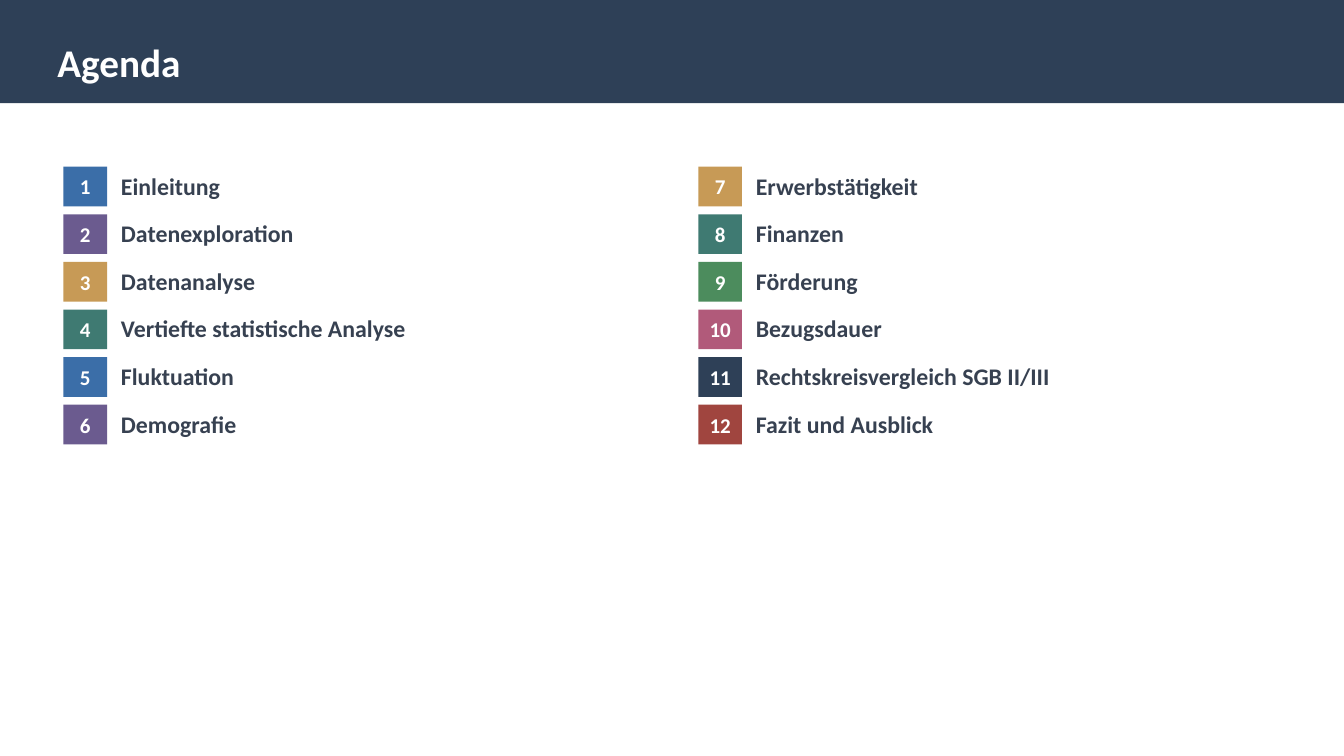
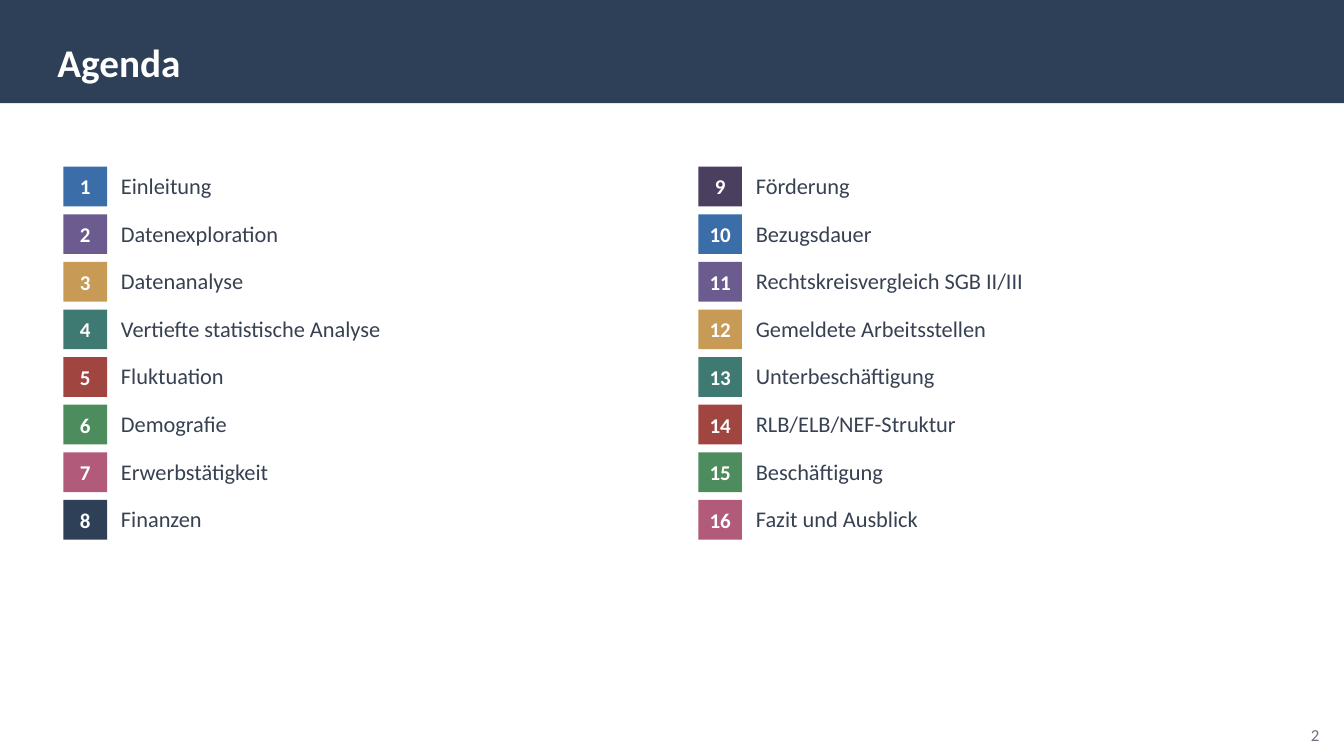
Before and after one commit to eufunk/arbeitsmarkt-regensburg, a slide deck: slide 2 of Docs/Projektpraesentation.pptx. Drawn at 1344x756 pixels with LibreOffice and Linux fonts; fonts in the diff are those of the drawing. Boxes give left, top, right and bottom in pixels: in the first picture for what was removed or moved away, otherwise in the second. Text is boxed around its words. In the diff, an @@ line names an element or a change of style, - is before the commit and + after.

```diff
--- a/Docs/Projektpraesentation.pptx
+++ b/Docs/Projektpraesentation.pptx
@@ 7 texts, 3 rectangles moved together from (x1=698, y1=262, x2=1049, y2=433) to (x1=698, y1=166, x2=1023, y2=337) @@
@@ rectangle at (x1=698, y1=166, x2=742, y2=206): fill #4C8C5D to #4A3F5E @@
@@ rectangle at (x1=698, y1=215, x2=742, y2=254): fill #B15A7A to #3B6EA8 @@
@@ rectangle at (x1=698, y1=262, x2=742, y2=301): fill #2E4057 to #6B5B8F @@
@@ rectangle added at (x1=698, y1=309, x2=742, y2=349), fill #C79A56 @@
@@ text added at (x1=756, y1=321, x2=986, y2=337), 16 pt, text #374151 @@
+Gemeldete Arbeitsstellen
@@ rectangle at (x1=63, y1=357, x2=107, y2=396): fill #3B6EA8 to #A0453F @@
@@ rectangle added at (x1=698, y1=357, x2=742, y2=396), fill #3F7A72 @@
@@ text added at (x1=710, y1=371, x2=731, y2=385), 15 pt, text #FFFFFF, bold @@
+13
@@ text added at (x1=756, y1=368, x2=935, y2=388), 16 pt, text #374151 @@
+Unterbeschäftigung
@@ rectangle at (x1=63, y1=405, x2=107, y2=444): fill #6B5B8F to #4C8C5D @@
@@ text added at (x1=710, y1=419, x2=731, y2=433), 15 pt, text #FFFFFF, bold @@
+14
@@ text added at (x1=756, y1=416, x2=956, y2=433), 16 pt, text #374151 @@
+RLB/ELB/NEF-Struktur
@@ rectangle at (x1=63, y1=452, x2=107, y2=492): fill #C79A56 to #B15A7A @@
@@ rectangle added at (x1=698, y1=452, x2=742, y2=492), fill #4C8C5D @@
@@ text added at (x1=710, y1=466, x2=731, y2=480), 15 pt, text #FFFFFF, bold @@
+15
@@ text added at (x1=756, y1=464, x2=883, y2=484), 16 pt, text #374151 @@
+Beschäftigung
@@ 4 texts, 2 rectangles moved together from (x1=698, y1=166, x2=918, y2=254) to (x1=63, y1=452, x2=268, y2=539) @@
@@ rectangle at (x1=63, y1=500, x2=107, y2=539): fill #3F7A72 to #2E4057 @@
@@ rectangle added at (x1=698, y1=500, x2=742, y2=539), fill #B15A7A @@
@@ size 17 to 16 pt, bold off in 12 elements at (x1=121, y1=178, x2=211, y2=198), (x1=121, y1=226, x2=278, y2=246), (x1=121, y1=273, x2=243, y2=293), (x1=121, y1=321, x2=380, y2=341), (x1=121, y1=368, x2=224, y2=384), (x1=121, y1=416, x2=227, y2=436), (x1=756, y1=226, x2=872, y2=246), (x1=756, y1=273, x2=1023, y2=293), (x1=756, y1=178, x2=850, y2=198), (x1=121, y1=464, x2=268, y2=484), (x1=121, y1=511, x2=202, y2=527), (x1=756, y1=511, x2=918, y2=527) @@
@@ text "Fazit und Ausblick" moved from (x1=756, y1=416, x2=934, y2=433) to (x1=756, y1=511, x2=918, y2=527) @@
@@ text added at (x1=710, y1=513, x2=731, y2=528), 15 pt, text #FFFFFF, bold @@
+16
@@ page number added at (x1=1311, y1=730, x2=1319, y2=741), 12 pt, text #6B7280 @@
+2
```
Also in this commit, not shown: 63 other slides changed, 20 slides added, 1 slide removed, 28 other files.
